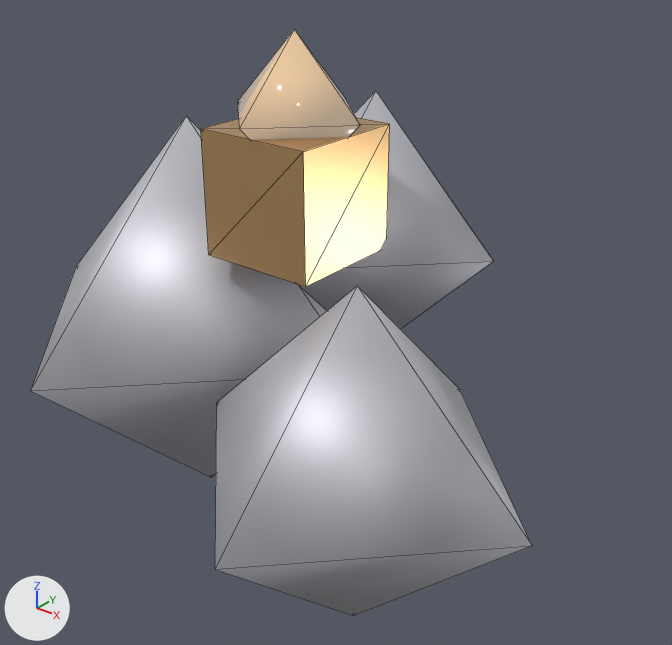
One commit to the glTF model assets/items/common/residuos_carbon.glb: the scene before it, then after it.
One viewpoint serves both versions: a camera (50 mm lens) standing at (0.228, -0.261, 0.261) and looking at (0.012, 0.009, 0.094). The axes (+X, +Y, +Z) are drawn at lower left. The lights are the same throughout. The first picture is the older version. Mesh edges are drawn as thin lines. Where no turn or scale is listed for an object, it has been applied to the vertices. Vertices at exactly the same position are counted once.

Objects in the first picture: 'Accent', 'Base', 'Glow'.
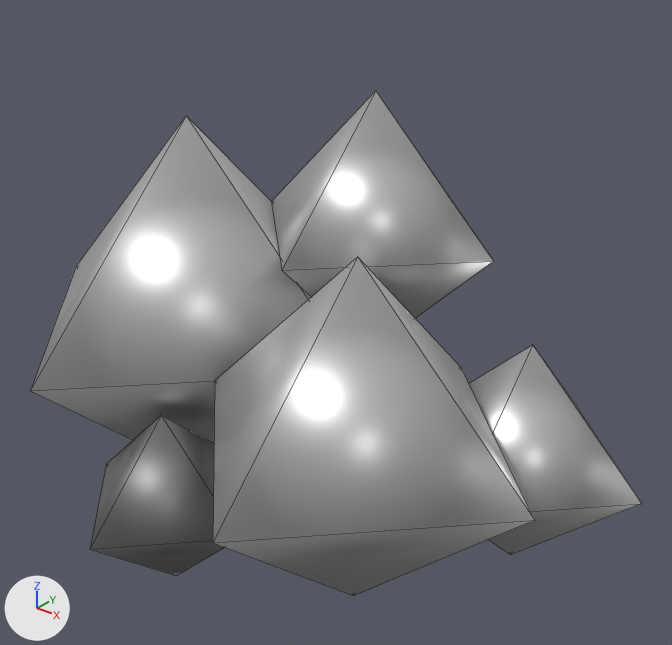
The change, as a diff of the scene's bpy script:
```diff
--- a/assets/items/common/residuos_carbon.glb.py
+++ b/assets/items/common/residuos_carbon.glb.py
@@ mat_residuos_carbon_body @@
+mat_residuos_carbon_body = principled_material('residuos_carbon_Body')
+mat_residuos_carbon_body.base_color = (0.627, 0.627, 0.627)  # light grey #cfcfcf
+mat_residuos_carbon_body.metallic = 0.8
+mat_residuos_carbon_body.roughness = 0.42
@@ mat_residuos_carbon_detail @@
+mat_residuos_carbon_detail = principled_material('residuos_carbon_Detail')
+mat_residuos_carbon_detail.base_color = (0.282, 0.282, 0.282)  # grey #919191
+mat_residuos_carbon_detail.metallic = 0.9
+mat_residuos_carbon_detail.roughness = 0.55
@@ me_base_mesh @@
 # used by ob_base; location = (0.0, 0.0, 0.0)
 # verts and faces of me_base_mesh; kept vertices keep their numbers, new ones are numbered from 18
 # before: 6 (0.06, -0.04, 0.14) at pixel (357, 285), 7 (-0.01, -0.04, 0.07) at pixel (216, 402), 8 (0.06, -0.11, 0.07) at pixel (214, 569), 9 (0.13, -0.04, 0.07) at pixel (532, 545), 10 (0.06, 0.03, 0.07) at pixel (459, 389)
 # before: 11 (0.06, -0.04, 0.0) at pixel (353, 615)
-me_base_mesh.from_pydata(...)  # 18 vertices, 24 faces; spans x -0.15..0.13, y -0.11..0.11, z -0.01..0.18
+me_base_mesh.from_pydata(...)  # 24 vertices, 32 faces; spans x -0.15..0.14, y -0.11..0.11, z -0.01..0.18
+# me_base_mesh part 1: the loose piece of 6 vertices spanning x -0.01..0.13, y -0.11..0.03, z 0.0..0.14 is copied, and the copy is scaled about its middle by 0.714, then moved by (0.03, 0.07, -0.02), in mat_residuos_carbon_body (light grey #cfcfcf); it spans x 0.04..0.14, y -0.02..0.08, z 0.0..0.1
+# me_base_mesh part 2
+for i in [*range(6, 12)]: verts[i] += (0.0, 0.0, 0.01)
+# me_base_mesh part 3: 24 faces spanning x -0.15..0.13, y -0.11..0.11, z -0.01..0.18 switch from mat_residuos_carbon_basemat (light grey #d3d3da) to mat_residuos_carbon_body (light grey #cfcfcf)
@@ me_detail_mesh @@
+me_detail_mesh.from_pydata([(-0.02, -0.06, 0.07), (-0.06, -0.06, 0.03), (-0.02, -0.1, 0.03), (0.02, -0.06, 0.03), (-0.02, -0.02, 0.03), (-0.02, -0.06, -0.01)], [], [(0, 1, 2), (0, 2, 3), (0, 3, 4), (0, 4, 1), (5, 2, 1), (5, 3, 2), (5, 4, 3), (5, 1, 4)])
+me_detail_mesh.materials.append(mat_residuos_carbon_detail)  # grey #919191
@@ ob_accent @@
-ob_accent = bpy.data.objects.new('Accent', me_accent_mesh)
-ob_accent.location = (0.0, 0.0, 0.0)
@@ ob_glow @@
-ob_glow = bpy.data.objects.new('Glow', me_glow_mesh)
-ob_glow.location = (0.0, 0.0, 0.0)
@@ ob_detail @@
+ob_detail = bpy.data.objects.new('Detail', me_detail_mesh)
+ob_detail.location = (0.0, 0.0, 0.0)
```

Changed parts and their boxes [x1, y1, x2, y2] in the pictures (672 x 645 px; the box of a moved part takes in the faces that stretch with it):
'Base', reshaped (22% wider)
    before: [31, 91, 532, 616]
    after: [31, 91, 641, 596]
'Accent', deleted (beige)
    before: [201, 117, 389, 287]
'Detail', added
    after: [90, 415, 225, 576]
'Glow', deleted
    before: [237, 29, 360, 140]
part 1 of me_base_mesh, added
    after: [469, 345, 641, 555]
part 2 of me_base_mesh, moved or reshaped
    before: [215, 286, 532, 616]
    after: [213, 257, 535, 596]
part 3 of me_base_mesh, recoloured
    both: [31, 91, 522, 596]
